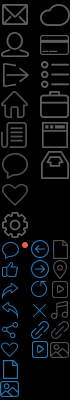
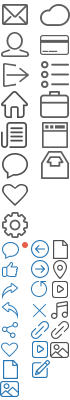
Layered file, before and after one edit (w=70, h=400). Changes by layer:
added layer "type" in group "单蓝色-不变色" over [32, 360, 50, 378]
moved "video" (4th of 4, in "单蓝色-不变色") into group "单蓝色-不变色" over [32, 341, 48, 358]
moved "link" (2nd of 2, in "单蓝色-不变色") into group "单蓝色-不变色" over [31, 321, 49, 339]
hid "背景" over [0, 0, 70, 400]
